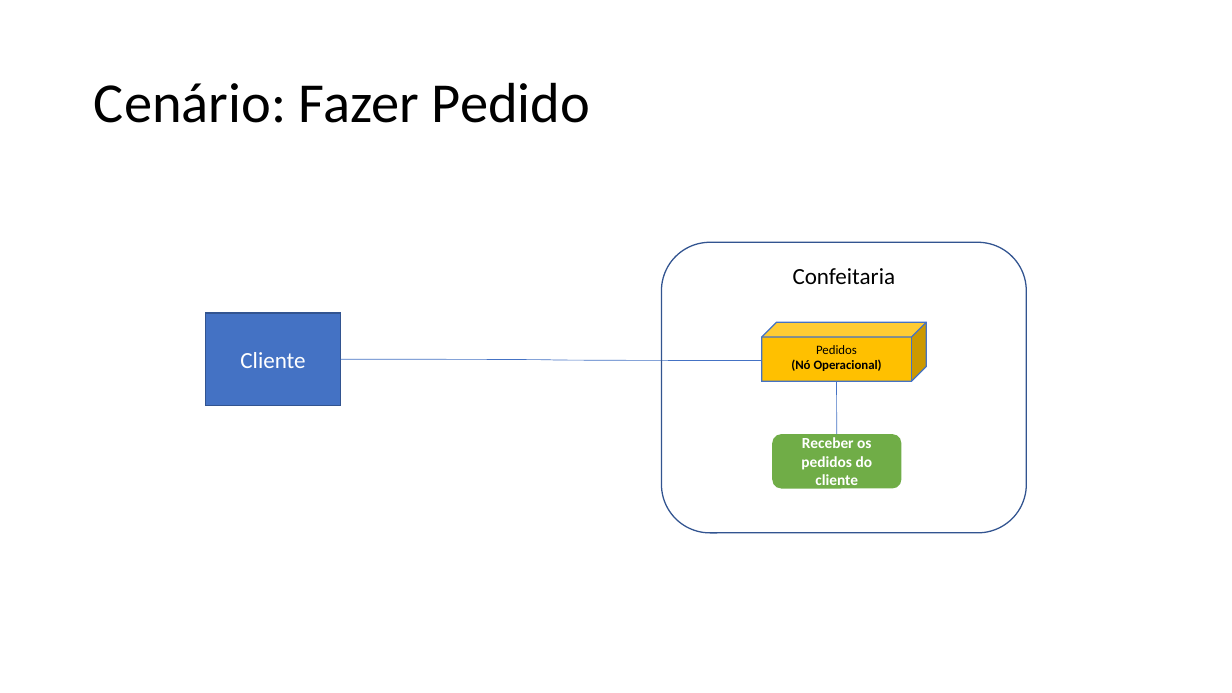
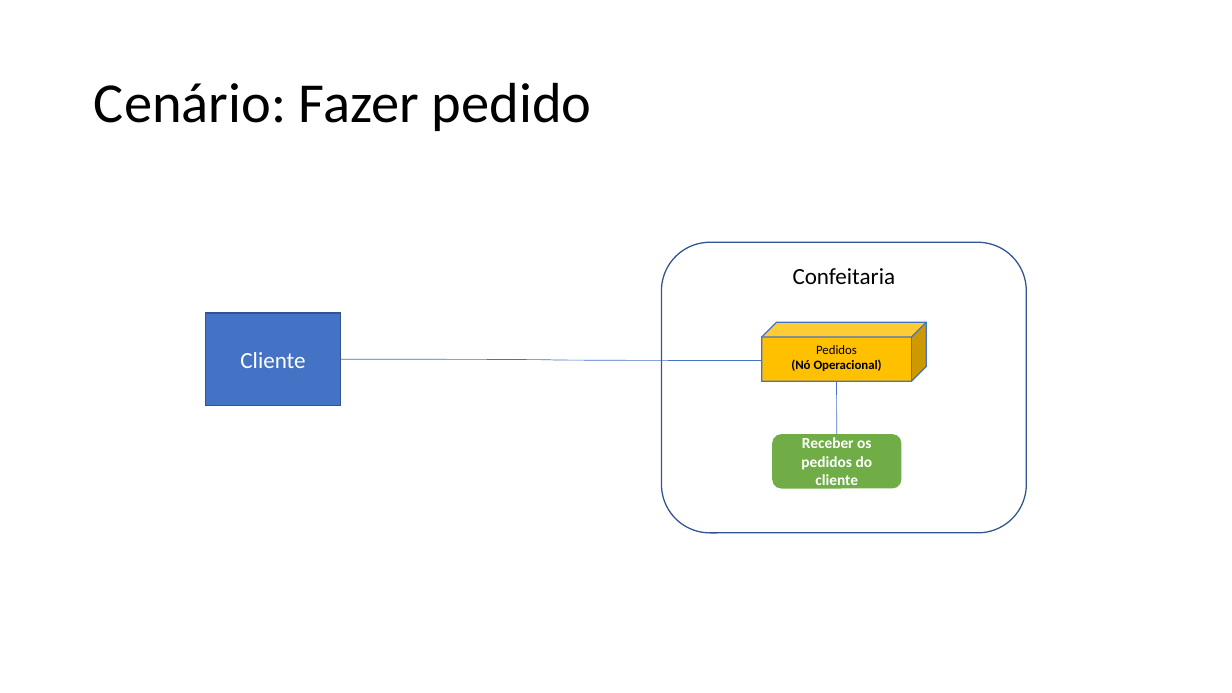
Before and after one commit to vitosoliveira/OPE, a slide deck: slide 2 of 15 - Arquitetura de Negócio para cada Cenário.pptx (slide 3 before the commit). Drawn at 1232x693 pixels with LibreOffice and Linux fonts; fonts in the diff are those of the drawing. Boxes give left, top, right and bottom in pixels: in the first picture for what was removed or moved away, otherwise in the second. Text is boxed around its words. In the diff, an @@ line names an element or a change of style, - is before the commit and + after.

```diff
--- a/15 - Arquitetura de Negócio para cada Cenário.pptx
+++ b/15 - Arquitetura de Negócio para cada Cenário.pptx
@@ title at bbox=[94, 82, 592, 131]: text changed @@
-Cenário: Fazer Pedido
+Cenário: Fazer pedido
```
Also in this commit, not shown: 1 other slide changed, 1 slide added, 1 slide removed, 23 other files.
